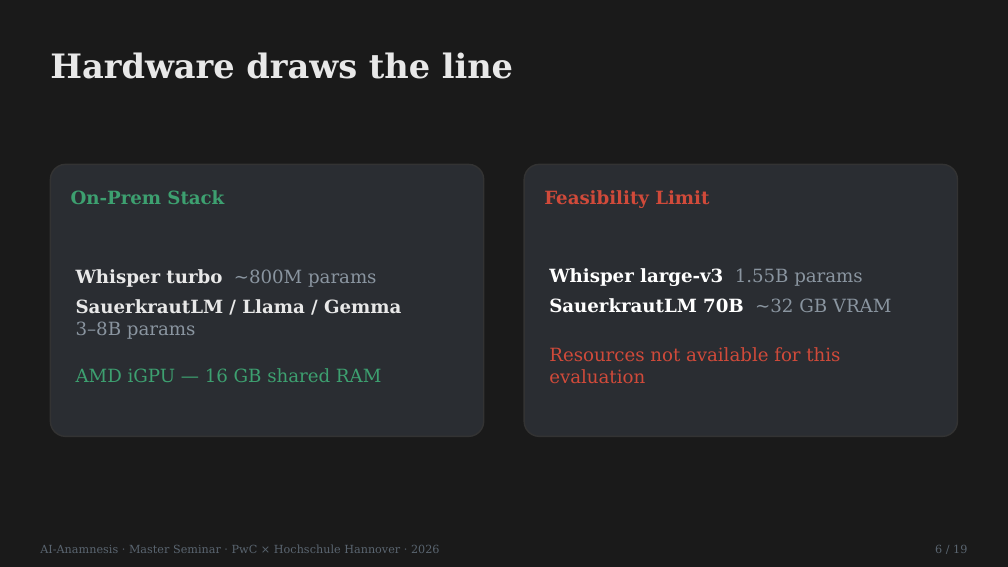
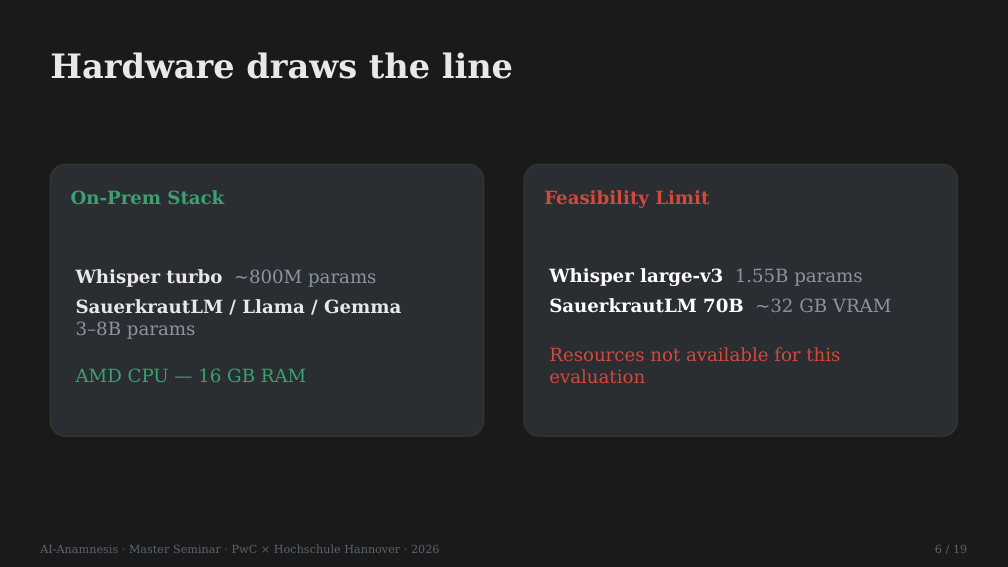
Before and after one commit to LeonardNid/Seminar_Anamnese, a slide deck: slide 6 of Präsi/AI_Anamnesis.pptx. Drawn at 1008x567 pixels with LibreOffice and Linux fonts; fonts in the diff are those of the drawing. Boxes give left, top, right and bottom in pixels: in the first picture for what was removed or moved away, otherwise in the second. Text is boxed around its words. In the diff, an @@ line names an element or a change of style, - is before the commit and + after.

```diff
--- a/Präsi/AI_Anamnesis.pptx
+++ b/Präsi/AI_Anamnesis.pptx
@@ text at bbox=[76, 368, 306, 382]: text changed @@
-AMD iGPU — 16 GB shared RAM
+AMD CPU — 16 GB RAM
```
Also in this commit, not shown: 9 other slides changed, 4 other files.
